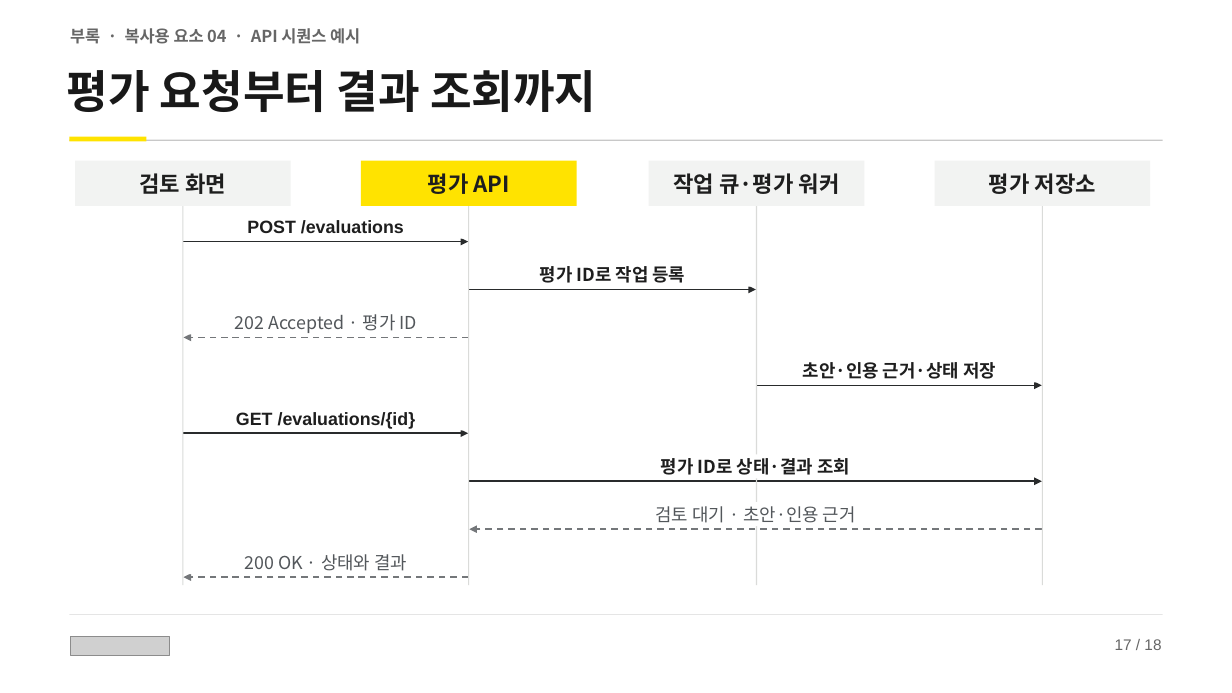
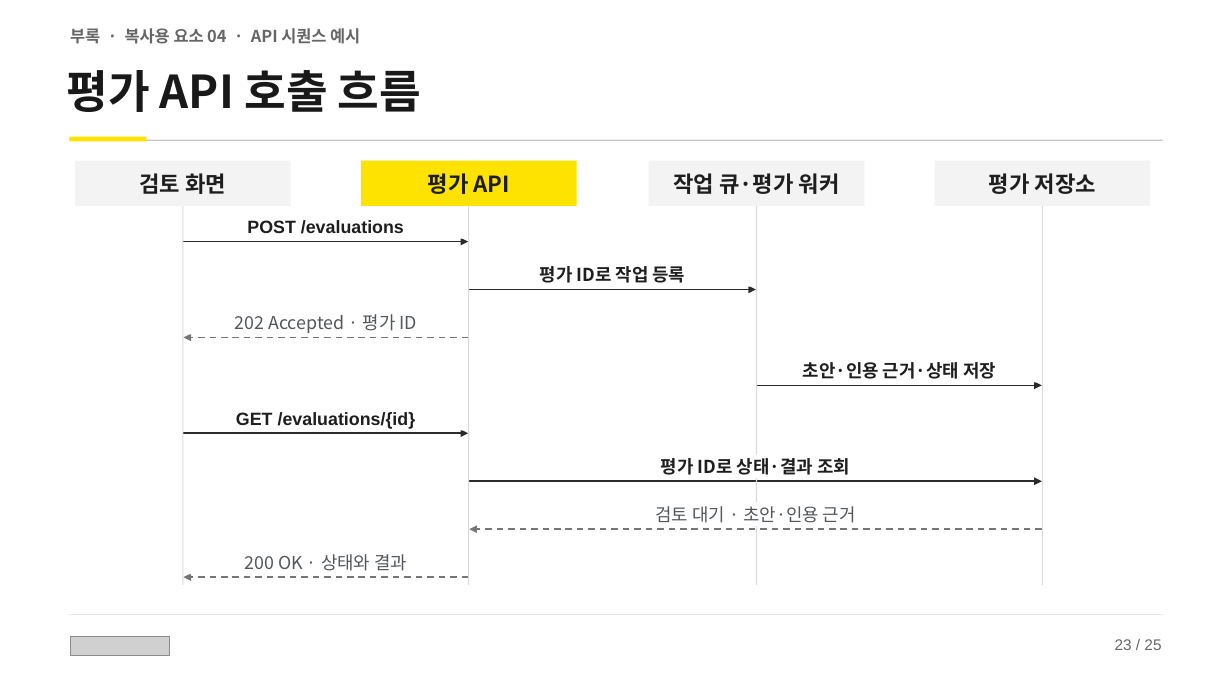
Before and after one commit to Ryuuuuu/maestro-gpui, a slide deck: slide 23 of assets/icons/kakaobank-security-onboarding.pptx (slide 17 before the commit). Drawn at 1232x693 pixels with LibreOffice and Linux fonts; fonts in the diff are those of the drawing; grey boxes stand for pictures. Boxes give left, top, right and bottom in pixels: in the first picture for what was removed or moved away, otherwise in the second. Text is boxed around its words. In the diff, an @@ line names an element or a change of style, - is before the commit and + after.

```diff
--- a/assets/icons/kakaobank-security-onboarding.pptx
+++ b/assets/icons/kakaobank-security-onboarding.pptx
@@ text at [66, 70, 421, 112]: text changed @@
-평가 요청부터 결과 조회까지
+평가 API 호출 흐름
@@ text at [1115, 639, 1161, 650]: text changed @@
-17 / 18
+23 / 25
```
Also in this commit, not shown: 11 other slides changed, 12 slides added, 5 slides removed.
